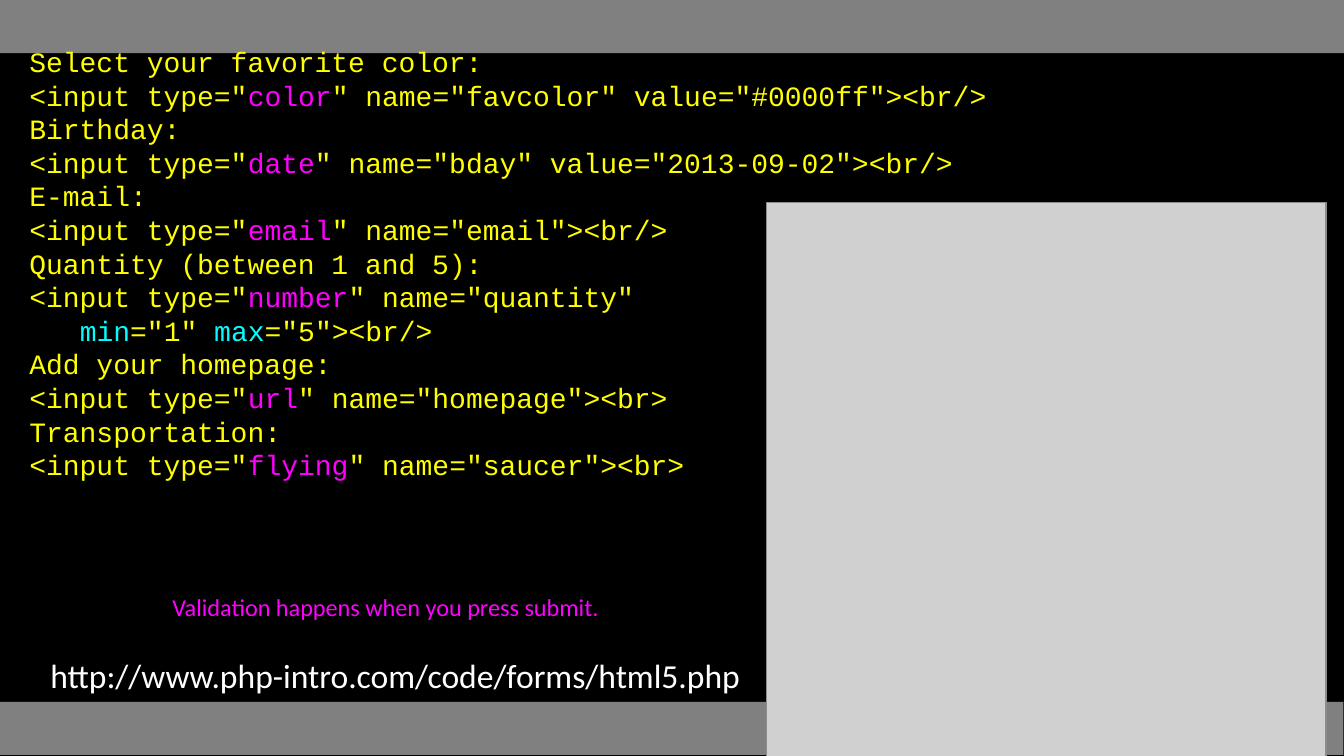
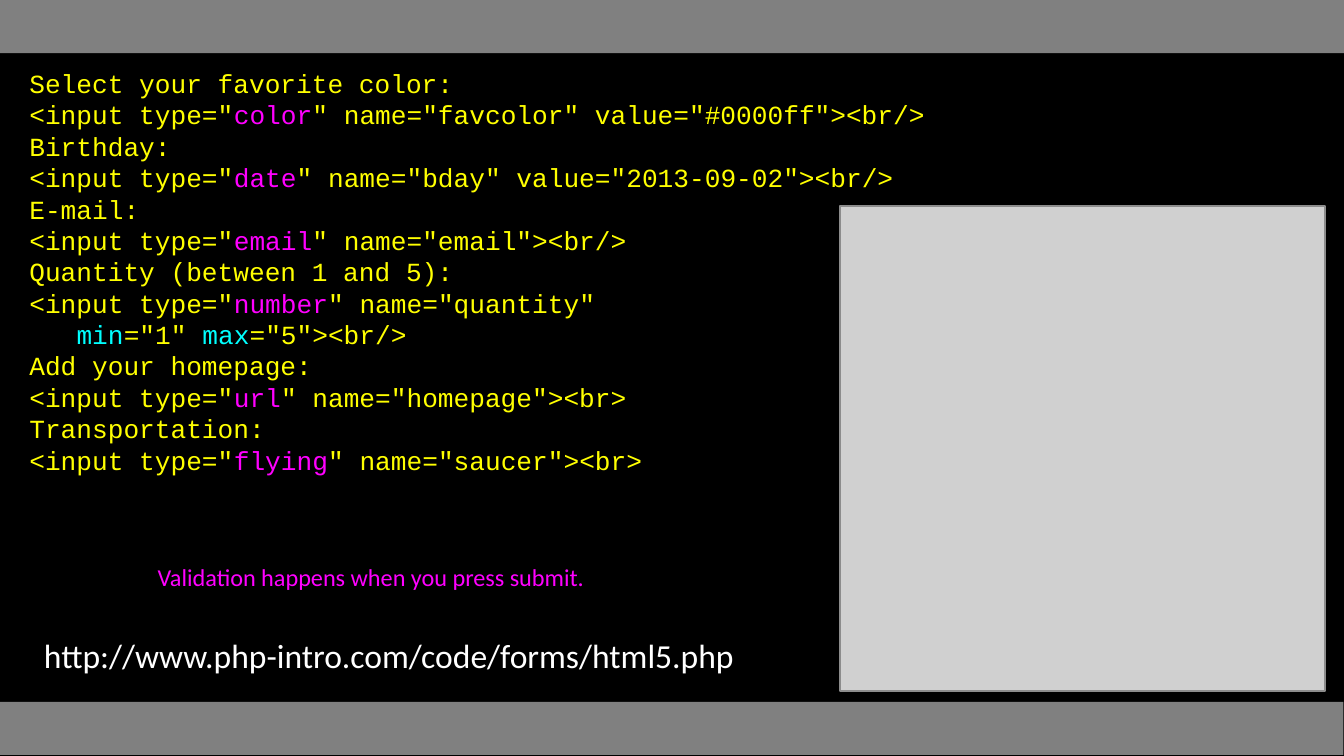
Before and after one commit to csev/wa4e, a slide deck: slide 34 of lectures/PHP-06-Forms.ppt. Drawn at 1344x756 pixels with LibreOffice and Linux fonts; fonts in the diff are those of the drawing; grey boxes stand for pictures. Boxes give left, top, right and bottom in pixels: in the first picture for what was removed or moved away, otherwise in the second. Text is boxed around its words. In the diff, an @@ line names an element or a change of style, - is before the commit and + after.

```diff
--- a/lectures/PHP-06-Forms.ppt
+++ b/lectures/PHP-06-Forms.ppt
@@ text "Select your favorite color:": place and size @@
-text "Select your favorite color:" at (29,52,986,481)
+text "Select your favorite color:" at (29,75,925,476)
@@ text "Select your favorite color:" at (29,75,925,476): size 15 to 14 pt @@
@@ picture: place and size @@
-picture at (766,203,1325,756)
+picture at (840,206,1325,691)
@@ text "Validation happens when you press ...": place and size @@
-text "Validation happens when you press ..." at (172,599,599,620)
+text "Validation happens when you press ..." at (158,569,584,590)
@@ text "http://www.php-intro.com/code/forms/html5.php": place and size @@
-text "http://www.php-intro.com/code/forms/html5.php" at (50,664,740,694)
+text "http://www.php-intro.com/code/forms/html5.php" at (44,644,734,674)
```
Also in this commit, not shown: 33 other slides changed, 1 slide removed, 3 other files.
